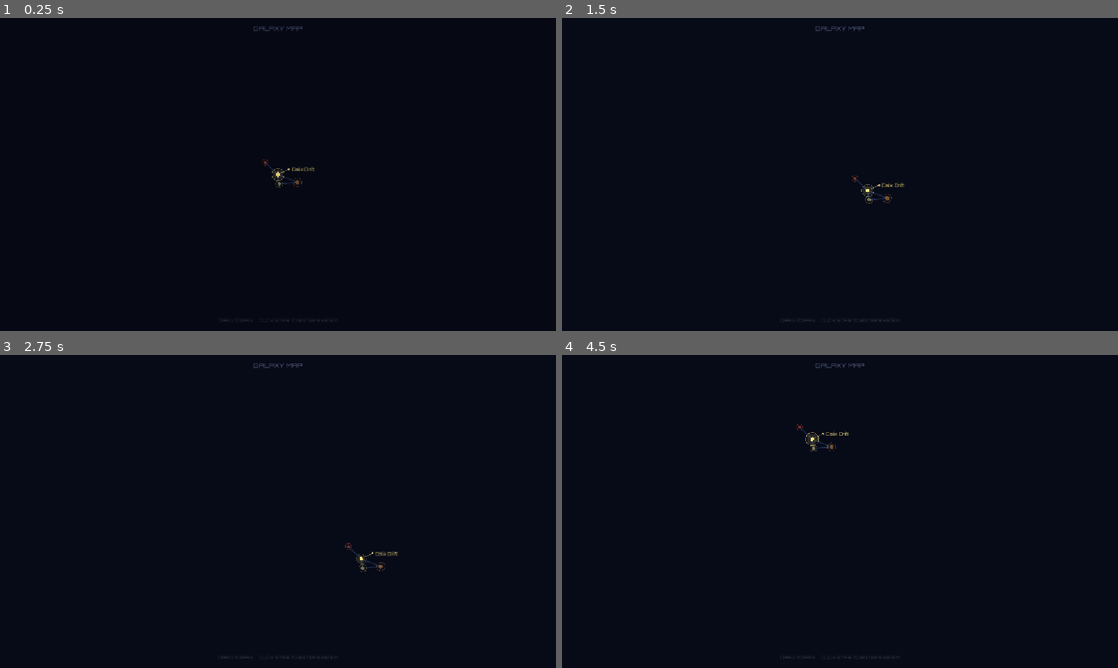
Above: before the commit, frames 1-4 (two rows, left to right).
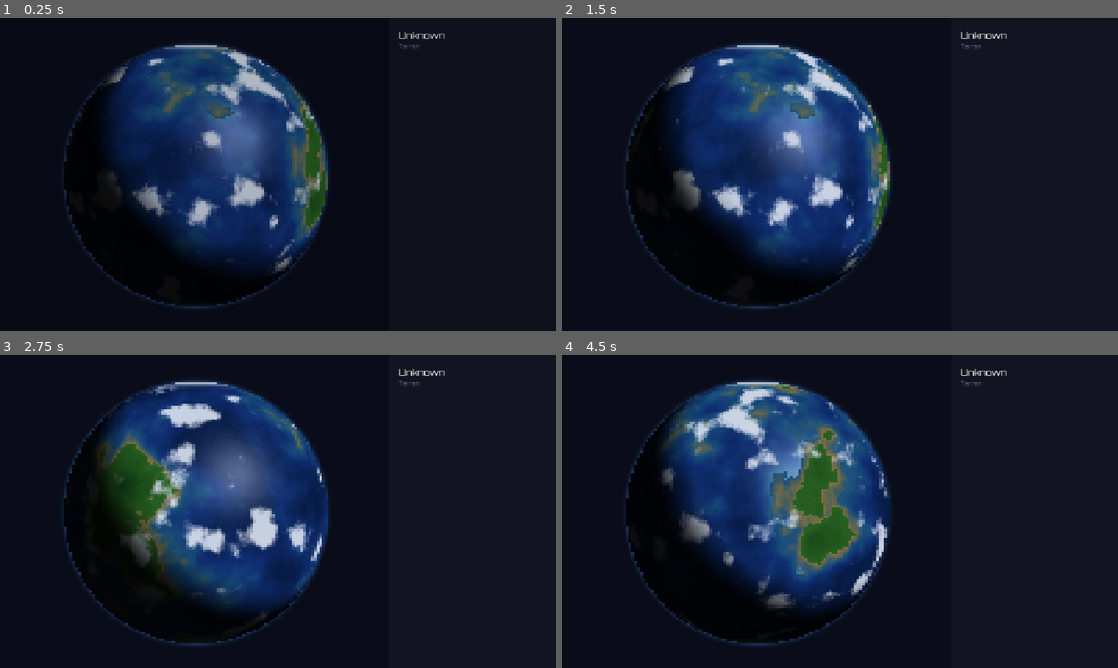
Above: after the commit, the same moments.

Repository: Sasete/Voidle
Game: Godot game, scene res://scenes/planetary/PlanetaryView.tscn
Two runs of this game, one before a commit and one after it. Both use one fixed random seed, a clock stepped at 60 frames per second and the inputs below. Before the commit the project starts from res://scenes/galaxy/GalaxyView.tscn.
Inputs (mouse positions are in pixels of both pictures, inside the frame that each line leads up to):
- Up to frame 1 (0.25 s): no input
- Up to frame 2 (1.5 s): move the mouse to (962, 158) at 0.52 s; click (962, 158) at 0.67 s; drag from (728, 190) to (812, 237) at 1.27 s
- Up to frame 3 (2.75 s): move the mouse to (333, 442) at 2.02 s; click (333, 442) at 2.17 s
- Up to frame 4 (4.5 s): drag from (812, 574) to (673, 464) at 2.77 s; move the mouse to (1006, 558) at 3.52 s; click (1006, 558) at 3.67 s; drag from (673, 464) to (756, 433) at 4.27 s

The runs differ from the first frame. In frame 1, 22% of the frame differs, in the area x 11-80%, y 2-97%; in frame 2, 23%; in frame 3, 24%, in the area x 11-80%, y 2-98%; in frame 4, 23%.

Commit message:
Game State unlocks

Diff:
--- a/project.godot
+++ b/project.godot
@@ -11,7 +11,7 @@
 [application]
 
 config/name="Voidle"
-run/main_scene="res://scenes/galaxy/GalaxyView.tscn"
+run/main_scene="res://scenes/planetary/PlanetaryView.tscn"
 config/features=PackedStringArray("4.7", "Forward Plus")
 config/icon="res://icon.svg"
 
@@ -27,6 +27,7 @@
 [autoload]
 
 SceneTransition="*res://scripts/ui/SceneTransition.gd"
+GameState="*res://scripts/game/GameState.gd"
 
 [rendering]
 
--- a/scenes/planetary/PlanetaryView.tscn
+++ b/scenes/planetary/PlanetaryView.tscn
@@ -94,14 +94,3 @@
 theme_override_fonts/font = ExtResource("4_orbitron")
 theme_override_font_sizes/font_size = 11
 text = "Terran"
-
-[node name="Spacer" type="Control" parent="RightPanel/PanelContent" unique_id=1865671988]
-custom_minimum_size = Vector2(0, 8)
-layout_mode = 2
-size_flags_vertical = 3
-
-[node name="BackButton" type="Button" parent="RightPanel/PanelContent" unique_id=123456789]
-layout_mode = 2
-theme_override_fonts/font = ExtResource("4_orbitron")
-theme_override_font_sizes/font_size = 11
-text = "← Back to System"
--- /dev/null
+++ b/scripts/game/DebugGameState.gd
@@ -0,0 +1,55 @@
+## DebugGameState — attach to any node in the scene tree.
+## Use Inspector checkboxes to toggle unlocks at runtime.
+## Remove this node (or set enabled=false) before shipping.
+@tool
+extends Node
+
+@export var enabled: bool = true
+
+@export_group("Unlocks")
+@export var solar_unlocked:  bool = false : set = _set_solar
+@export var galaxy_unlocked: bool = false : set = _set_galaxy
+
+@export_group("Economy")
+@export var add_credits: float = 0.0
+@export var apply_credits: bool = false : set = _apply_credits_btn
+
+@export_group("Planet")
+@export var home_planet_level: int = 1 : set = _set_home_level
+
+@export_group("Asteroids")
+@export var discover_asteroid_slot: int = -1
+@export var do_discover: bool = false : set = _do_discover_btn
+
+func _set_solar(v: bool) -> void:
+	solar_unlocked = v
+	if Engine.is_editor_hint() or not enabled: return
+	GameState.solar_unlocked = v
+	print("[Debug] solar_unlocked = ", v)
+
+func _set_galaxy(v: bool) -> void:
+	galaxy_unlocked = v
+	if Engine.is_editor_hint() or not enabled: return
+	GameState.galaxy_unlocked = v
+	print("[Debug] galaxy_unlocked = ", v)
+
+func _apply_credits_btn(v: bool) -> void:
+	apply_credits = false   # reset toggle immediately
+	if Engine.is_editor_hint() or not enabled or not v: return
+	GameState.earn_credits(add_credits)
+	print("[Debug] Added %.0f credits → total %.0f" % [add_credits, GameState.credits])
+
+func _set_home_level(v: int) -> void:
+	home_planet_level = v
+	if Engine.is_editor_hint() or not enabled: return
+	var pp := GameState.get_planet(GameState.home_planet_seed)
+	pp.level = v
+	pp.recalculate_limits()
+	print("[Debug] Home planet level = ", v, " | max_districts=", pp.max_districts)
+
+func _do_discover_btn(v: bool) -> void:
+	do_discover = false
+	if Engine.is_editor_hint() or not enabled or not v: return
+	if discover_asteroid_slot >= 0:
+		GameState.discover_asteroid(discover_asteroid_slot)
+		print("[Debug] Discovered asteroid slot ", discover_asteroid_slot)
--- /dev/null
+++ b/scripts/game/GameState.gd
@@ -0,0 +1,124 @@
+## GameState — autoload singleton.
+## Tracks global progression: credits, unlocks, per-planet progress.
+extends Node
+
+signal credits_changed(new_val: float)
+signal unlock_changed(key: String, value: bool)
+signal planet_progress_changed(seed_val: int)
+
+# ── Economy ──────────────────────────────────────────────────────────────────
+var credits: float = 500.0 :
+	set(v):
+		credits = maxf(v, 0.0)
+		credits_changed.emit(credits)
+
+# ── Unlock flags ─────────────────────────────────────────────────────────────
+## solar_unlocked: player can enter SolarView (requires SpacePort on home moon/planet)
+var solar_unlocked:  bool = false
+## galaxy_unlocked: player can enter GalaxyView
+var galaxy_unlocked: bool = false
+## discovered_asteroid_ids: set of asteroid slot indices visible in SolarView
+var discovered_asteroids: Array[int] = []
+
+# ── Per-planet progress ───────────────────────────────────────────────────────
+## Keyed by planet seed (int → PlanetProgress)
+var _planet_progress: Dictionary = {}
+
+# ── Home planet seed (set at game start) ────────────────────────────────────
+var home_planet_seed: int = -1
+
+# ────────────────────────────────────────────────────────────────────────────
+
+## Returns the home PlanetData, always Terran, consistent across sessions.
+## Returns the home PlanetData — always Terran, same planet every session.
+func get_home_planet() -> PlanetData:
+	if home_planet_seed < 0:
+		home_planet_seed = randi() % 99999
+	var pd := PlanetData.from_seed_as_type(home_planet_seed, PlanetData.Type.TERRAN)
+	pd.generate_moons(home_planet_seed)
+	pd.set_meta("__is_home", true)
+	return pd
+
+func get_planet(seed_val: int) -> PlanetProgress:
+	if not _planet_progress.has(seed_val):
+		_planet_progress[seed_val] = PlanetProgress.make(seed_val)
+	return _planet_progress[seed_val]
+
+func set_unlock(key: String, value: bool) -> void:
+	match key:
+		"solar":  solar_unlocked  = value
+		"galaxy": galaxy_unlocked = value
+	unlock_changed.emit(key, value)
+
+func discover_asteroid(slot_idx: int) -> void:
+	if slot_idx not in discovered_asteroids:
+		discovered_asteroids.append(slot_idx)
+
+func spend_credits(amount: float) -> bool:
+	if credits < amount:
+		return false
+	credits -= amount
+	return true
+
+func earn_credits(amount: float) -> void:
+	credits += amount
+
+# ── Save / Load ──────────────────────────────────────────────────────────────
+const SAVE_PATH := "user://voidle_save.dat"
+
+func save() -> void:
+	var data := {
+		"credits":              credits,
+		"solar_unlocked":       solar_unlocked,
+		"galaxy_unlocked":      galaxy_unlocked,
+		"discovered_asteroids": discovered_asteroids,
+		"home_planet_seed":     home_planet_seed,
+		"planet_progress":      {},
+	}
+	for seed_val in _planet_progress:
+		var pp: PlanetProgress = _planet_progress[seed_val]
+		data["planet_progress"][str(seed_val)] = {
+			"level":            pp.level,
+			"districts_used":   pp.districts_used,
+			"buildings":        pp.buildings,
+			"stored_resources": pp.stored_resources,
+			"has_spaceport":    pp.has_spaceport,
+		}
+	var file := FileAccess.open(SAVE_PATH, FileAccess.WRITE)
+	if file:
+		file.store_var(data)
+
+func load_save() -> bool:
+	if not FileAccess.file_exists(SAVE_PATH):
+		return false
+	var file := FileAccess.open(SAVE_PATH, FileAccess.READ)
+	if not file:
+		return false
+	var data: Dictionary = file.get_var()
+	credits              = data.get("credits",              500.0)
+	solar_unlocked       = data.get("solar_unlocked",       false)
+	galaxy_unlocked      = data.get("galaxy_unlocked",      false)
+	home_planet_seed     = data.get("home_planet_seed",     -1)
+	discovered_asteroids = data.get("discovered_asteroids", [])
+	for key in data.get("planet_progress", {}).keys():
+		var seed_val: int    = int(key)
+		var d: Dictionary    = data["planet_progress"][key]
+		var pp               := PlanetProgress.make(seed_val)
+		pp.level             = d.get("level",          1)
+		pp.districts_used    = d.get("districts_used", 0)
+		pp.buildings         = d.get("buildings",      [])
+		pp.stored_resources  = d.get("stored_resources", {})
+		pp.has_spaceport     = d.get("has_spaceport",  false)
+		pp.recalculate_limits()
+		_planet_progress[seed_val] = pp
+	return true
+
+func delete_save() -> void:
+	if FileAccess.file_exists(SAVE_PATH):
+		DirAccess.remove_absolute(SAVE_PATH)
+	credits              = 500.0
+	solar_unlocked       = false
+	galaxy_unlocked      = false
+	discovered_asteroids = []
+	home_planet_seed     = -1
+	_planet_progress.clear()
--- /dev/null
+++ b/scripts/game/PlanetProgress.gd
@@ -0,0 +1,60 @@
+class_name PlanetProgress
+extends Resource
+
+# ── Identity ────────────────────────────────────────────────────────────────
+@export var planet_seed: int = 0
+
+# ── Level & Limits ──────────────────────────────────────────────────────────
+@export var level: int = 1
+
+## Computed limits — call recalculate_limits() after level change.
+@export var max_districts:   int = 4
+@export var max_mining_lv:   int = 1
+@export var max_generators:  int = 2
+@export var max_spaceports:  int = 0   # 0 = locked until researched
+
+# ── Districts ────────────────────────────────────────────────────────────────
+@export var districts_used: int = 0
+
+# ── Buildings ────────────────────────────────────────────────────────────────
+## Each entry: { "poi_id": String, "type": String, "level": int }
+@export var buildings: Array[Dictionary] = []
+
+# ── Resources ────────────────────────────────────────────────────────────────
+## { resource_id: String -> amount: float }
+@export var stored_resources: Dictionary = {}
+
+# ── Unlock flags ─────────────────────────────────────────────────────────────
+@export var has_spaceport: bool = false   # true once a SpacePort is built
+
+# ────────────────────────────────────────────────────────────────────────────
+
+func recalculate_limits() -> void:
+	max_districts  = 4  + (level - 1) * 2
+	max_mining_lv  = 1  + (level - 1)
+	max_generators = 2  + (level - 1) * 2
+	max_spaceports = 1 if level >= 2 else 0
+
+func districts_free() -> int:
+	return max_districts - districts_used
+
+func can_build(building_type: String) -> bool:
+	match building_type:
+		"SpacePort": return districts_free() >= 2 and max_spaceports > 0 and not has_spaceport
+		_:           return districts_free() >= 1
+
+func add_resource(resource_id: String, amount: float) -> void:
+	stored_resources[resource_id] = stored_resources.get(resource_id, 0.0) + amount
+
+func consume_resource(resource_id: String, amount: float) -> bool:
+	var have: float = stored_resources.get(resource_id, 0.0)
+	if have < amount:
+		return false
+	stored_resources[resource_id] = have - amount
+	return true
+
+static func make(seed_val: int) -> PlanetProgress:
+	var p := PlanetProgress.new()
+	p.planet_seed = seed_val
+	p.recalculate_limits()
+	return p
--- a/scripts/planetary/PlanetData.gd
+++ b/scripts/planetary/PlanetData.gd
@@ -55,6 +55,17 @@
 	data.seed = s
 	data.planet_type = rng.randi() % Type.size() as Type
 	data.planet_name  = _generate_name(rng)
+	_apply_type_defaults(data, rng)
+	return data
+
+## Like from_seed but forces a specific type (re-applies type defaults with the same rng seed).
+static func from_seed_as_type(s: int, forced_type: Type) -> PlanetData:
+	var rng := RandomNumberGenerator.new()
+	rng.seed = s
+	var data := PlanetData.new()
+	data.seed        = s
+	data.planet_type = forced_type
+	data.planet_name = _generate_name(rng)
 	_apply_type_defaults(data, rng)
 	return data
 
--- a/scripts/planetary/PlanetaryView.gd
+++ b/scripts/planetary/PlanetaryView.gd
@@ -30,7 +30,7 @@
 	planet_renderer.planet_clicked.connect(_on_planet_clicked)
 	poi_layer.poi_clicked.connect(_on_poi_clicked)
 	get_tree().root.size_changed.connect(_on_resize)
-	($RightPanel/PanelContent/BackButton as Button).pressed.connect(_go_back)
+	# back button removed — navigation handled via system dock / unlock flow
 
 	# load from transition if navigating from SolarView
 	var planet_to_load: PlanetData = SceneTransition.pending_data as PlanetData
@@ -41,22 +41,22 @@
 		_system_solar = planet_to_load.get_meta("__solar_data") as SolarData if planet_to_load.has_meta("__solar_data") else null
 		_local_system = _make_system(planet_to_load)
 	elif initial_planet != null:
+		# inspector-assigned planet (editor testing)
 		if initial_planet.moons.is_empty():
 			initial_planet.generate_moons(initial_planet.seed)
 		planet_to_load = initial_planet
 		_local_system = _make_system(planet_to_load)
-	elif random_on_start:
-		planet_to_load = PlanetData.from_seed(randi() % 99999)
-		planet_to_load.generate_moons(planet_to_load.seed)
-		_local_system = _make_system(planet_to_load)
 	else:
-		planet_to_load = PlanetData.from_seed(debug_seed)
-		planet_to_load.generate_moons(planet_to_load.seed)
-		_local_system = _make_system(planet_to_load)
+		# game start — always load home planet from GameState (Terran, persistent seed)
+		planet_to_load = GameState.get_home_planet()
+		_local_system  = _make_system(planet_to_load)
 	load_planet(planet_to_load)
 
 func _go_back() -> void:
-	SceneTransition.go("res://scenes/solar/SolarView.tscn", _system_solar)
+	if _system_solar != null and GameState.solar_unlocked:
+		SceneTransition.go("res://scenes/solar/SolarView.tscn", _system_solar)
+	elif _system_solar == null:
+		pass   # home planet: no back destination yet
 
 var _back_charge: int = 0
 
Not shown, added: scripts/game/DebugGameState.gd.uid
Not shown, added: scripts/game/GameState.gd.uid
Not shown, added: scripts/game/PlanetProgress.gd.uid
